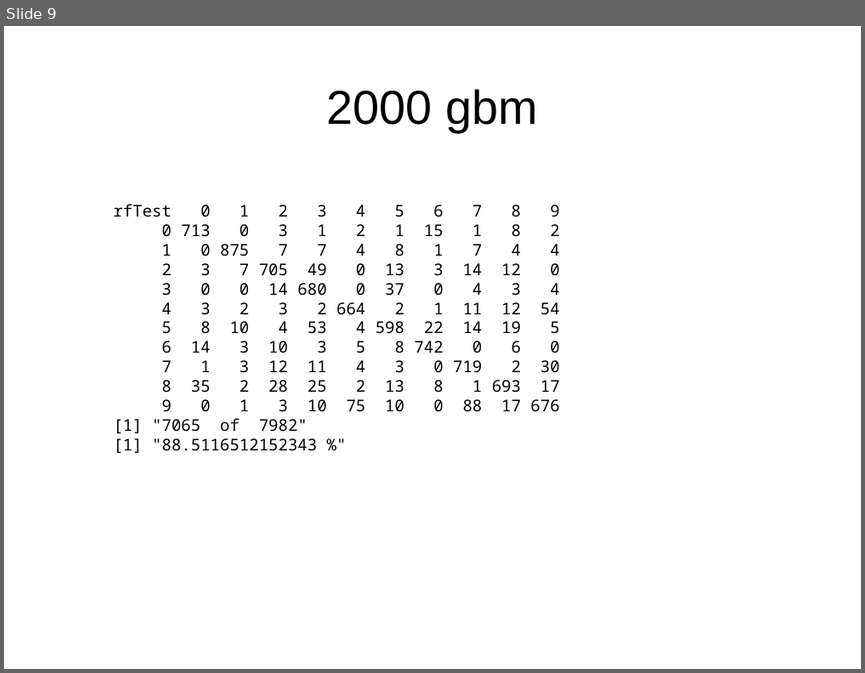
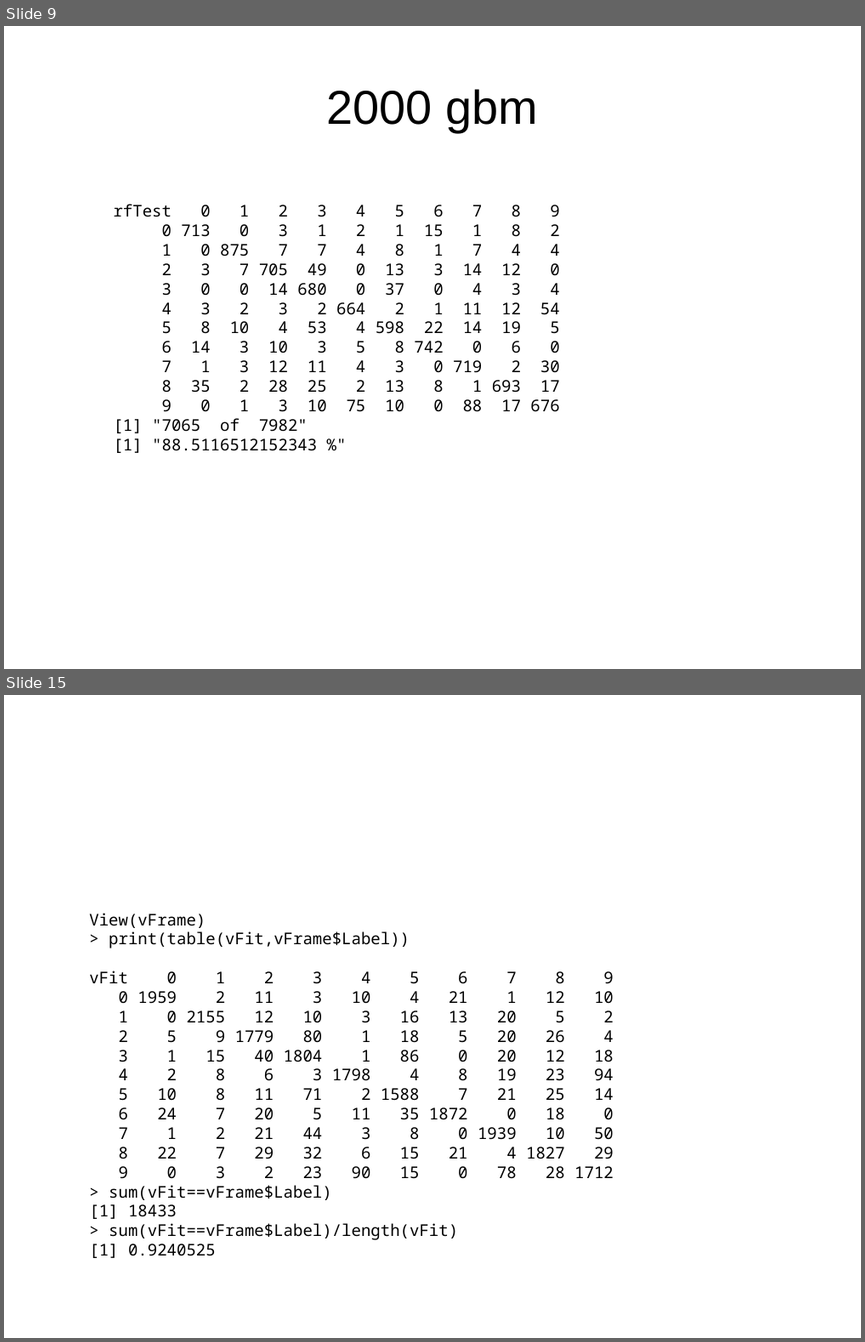
Before and after one commit to CaptainMosey/KdigitRecognizer, a slide deck: digit scores.odp. Shown one above the other, each under a label of ours: slide 9 before the commit, slides 9 and 15 after it; the slides between them are not shown. The pictures are 865x673 and 865x1342 pixels, drawn with LibreOffice and Linux fonts; fonts in the diff are those of the drawing. Boxes give left, top, right and bottom in pixels: in the first picture for what was removed or moved away, otherwise in the second. Text is boxed around its words. In the diff, an @@ line names an element or a change of style, - is before the commit and + after.

```diff
--- a/digit scores.odp
+++ b/digit scores.odp
@@ slide 15 added at [4,695,861,1338], background #FFFFFF @@
@@ text added at [89,913,613,1258], 15 pt, text #000000 @@
+View(vFrame)
+> print(table(vFit,vFrame$Label))
+vFit 0 1 2 3 4 5 6 7 8 9
+0 1959 2 11 3 10 4 21 1 12 10
+1 0 2155 12 10 3 16 13 20 5 2
+2 5 9 1779 80 1 18 5 20 26 4
+3 1 15 40 1804 1 86 0 20 12 18
+4 2 8 6 3 1798 4 8 19 23 94
+5 10 8 11 71 2 1588 7 21 25 14
+6 24 7 20 5 11 35 1872 0 18 0
+7 1 2 21 44 3 8 0 1939 10 50
+8 22 7 29 32 6 15 21 4 1827 29
+9 0 3 2 23 90 15 0 78 28 1712
+> sum(vFit==vFrame$Label)
+[1] 18433
+> sum(vFit==vFrame$Label)/length(vFit)
+[1] 0.9240525
```
Also in this commit, not shown: 5 other slides added, 35 other files.
